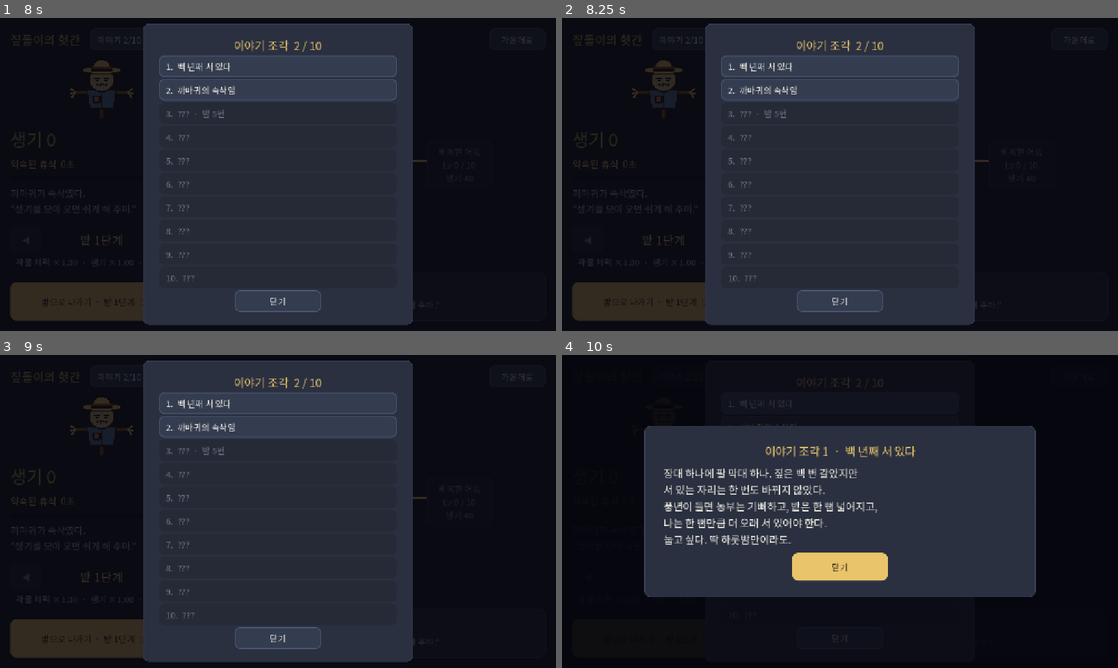
Above: before the commit, frames 1-4 (two rows, left to right).
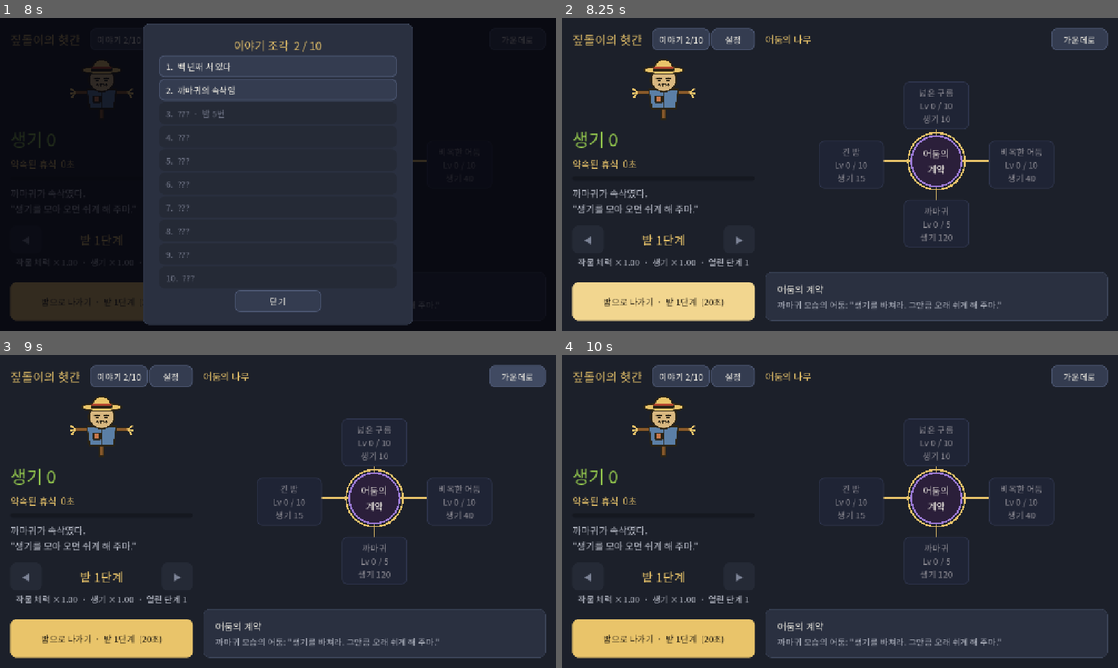
Above: after the commit, the same moments.

Repository: dldpwns1234-rgb/scarecrow1
Game: Godot game, scene res://scenes/main.tscn
Two runs of this game, one before a commit and one after it. Both use one fixed random seed, a clock stepped at 60 frames per second and the inputs below.
Inputs (mouse positions are in pixels of both pictures, inside the frame that each line leads up to):
- Up to frame 1 (8 s): click "이야기 2/10" at 0.5 s; click "설정" at 1.25 s; click "밤으로 나가기 · 밭 1단계 (20초)" at 2 s; click "가운데로" at 2.75 s; click "이야기 2/10" at 3.5 s; click "1. 백 년째 서 있다" at 4.25 s; click "2. 까마귀의 속삭임" at 5 s; click "닫기" at 5.75 s; click "닫기" at 6.5 s; click "설정" at 7.25 s
- Up to frame 2 (8.25 s): click "밤으로 나가기 · 밭 1단계 (20초)" at 8 s
- Up to frame 3 (9 s): click "가운데로" at 8.75 s
- Up to frame 4 (10 s): click (840, 401) at 9.5 s, where only the run before the commit has a clickable "1. 백 년째 서 있다"

Frame 1 is identical in both runs. In frame 2, 23% of the frame differs, in the area x 1-99%, y 1-98%; in frame 3, 23%; in frame 4, 56%, in the area x 0-100%, y 0-100%.

Commit message:
설정 창·이야기 다시 읽기: 창 바깥을 누르면 닫힌다
Co-Authored-By: Claude Opus 5.5 <noreply@anthropic.com>

Diff:
--- a/scenes/ui/settings_panel.gd
+++ b/scenes/ui/settings_panel.gd
@@ -180,3 +180,10 @@
 		_reset_button.add_theme_color_override("font_color", DANGER_COLOR)
 	else:
 		_reset_button.remove_theme_color_override("font_color")
+
+## 창 바깥(어두운 곳)을 누르면 닫는다 (창 안의 누름은 창이 받는다)
+func _gui_input(event: InputEvent) -> void:
+	var button := event as InputEventMouseButton
+	if button != null and button.pressed:
+		hide()
+		accept_event()
--- a/scenes/ui/story_book.gd
+++ b/scenes/ui/story_book.gd
@@ -82,3 +82,10 @@
 		else:
 			row.text = "%d.  ???" % (i + 1)
 		row.add_theme_color_override("font_disabled_color", LOCKED_COLOR)
+
+## 창 바깥(어두운 곳)을 누르면 닫는다 (창 안의 누름은 창이 받는다)
+func _gui_input(event: InputEvent) -> void:
+	var button := event as InputEventMouseButton
+	if button != null and button.pressed:
+		hide()
+		accept_event()
